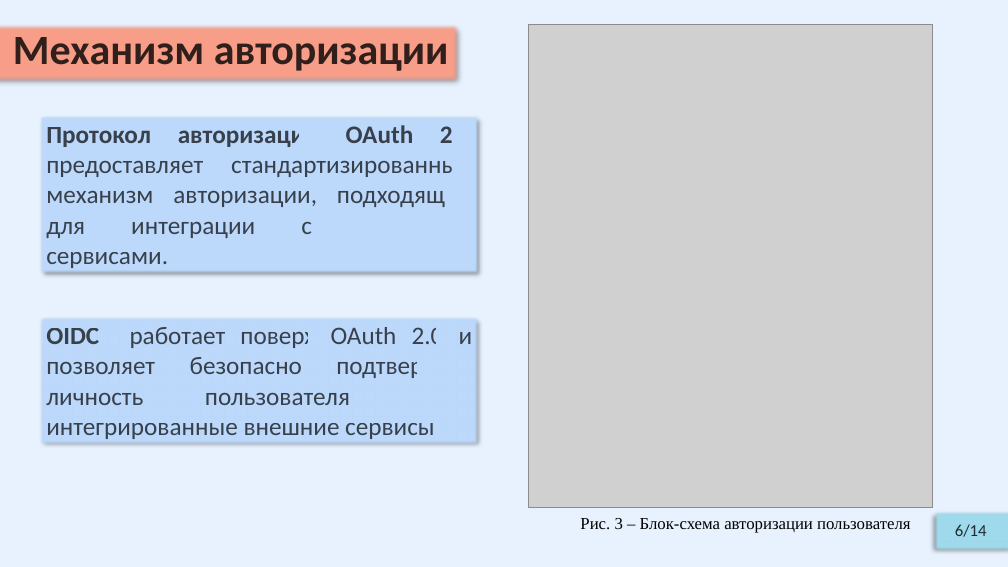
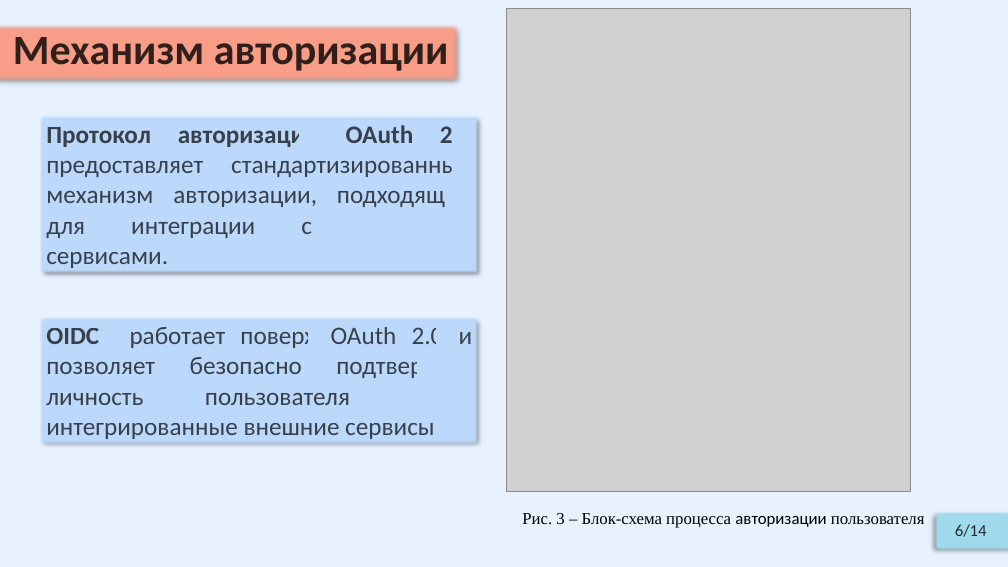
Before and after one commit to Relax-FM/Diploma, a slide deck: slide 6 of master/Diploma/presentation/OnyushevA_RK6-41M.pptx. Drawn at 1008x567 pixels with LibreOffice and Linux fonts; fonts in the diff are those of the drawing; grey boxes stand for pictures. Boxes give left, top, right and bottom in pixels: in the first picture for what was removed or moved away, otherwise in the second. Text is boxed around its words. In the diff, an @@ line names an element or a change of style, - is before the commit and + after.

```diff
--- a/master/Diploma/presentation/OnyushevA_RK6-41M.pptx
+++ b/master/Diploma/presentation/OnyushevA_RK6-41M.pptx
@@ picture: place and size @@
-picture at [529, 25, 932, 508]
+picture at [507, 8, 910, 492]
@@ text at [522, 513, 925, 528]: text changed @@
-Рис. 3 – Блок-схема авторизации пользователя
+Рис. 3 – Блок-схема процесса авторизации пользователя
```
Also in this commit, not shown: 1 other slide changed, 5 other files.
